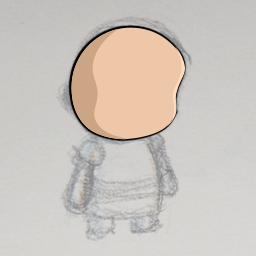
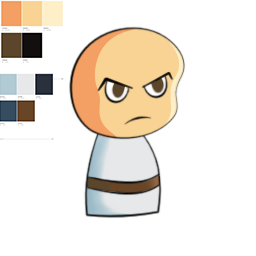
Layered file, before and after one edit (256x256). Changes by layer:
added layer "AdobeColor-torso" above "Miniman" over bbox(0, 0, 64, 140)
removed layer "Layer 2" over bbox(167, 46, 185, 126)
removed layer "Miniman Head" over bbox(68, 24, 187, 142)
added group "Head" with 5 layers in group "Miniman" over bbox(68, 26, 186, 140)
added layer "Head Eyes line" in group "Head" over bbox(96, 71, 174, 105)
added layer "Head dudiş" in group "Head" over bbox(123, 115, 153, 126)
added layer "Head Eyes Color" in group "Head" over bbox(105, 76, 167, 102)
added layer "Head line" in group "Head" over bbox(68, 26, 186, 140)
added layer "Head color" in group "Head" over bbox(70, 28, 185, 139)
added group "Body" with 2 layers in group "Miniman" over bbox(83, 126, 163, 219)
added layer "Body Line" in group "Body" over bbox(83, 126, 163, 219)
added layer "Body Color" in group "Body" over bbox(84, 126, 161, 217)
hid "Sketch_01" over bbox(0, 0, 256, 256)
